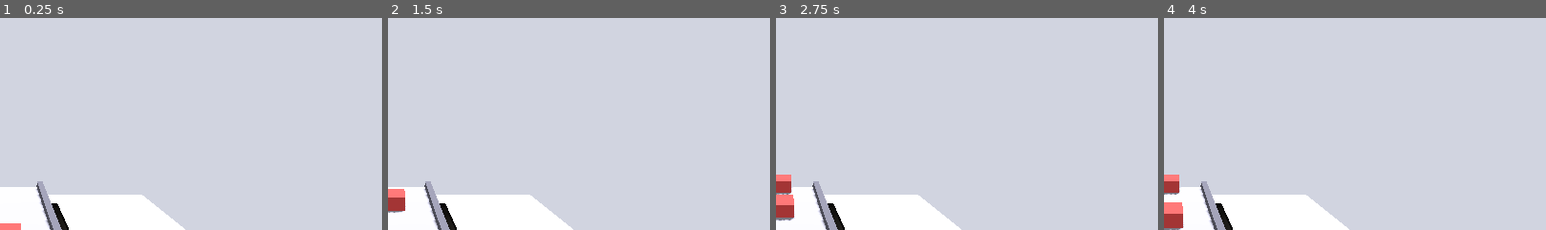
Above: before the commit, frames 1-4 (left to right).
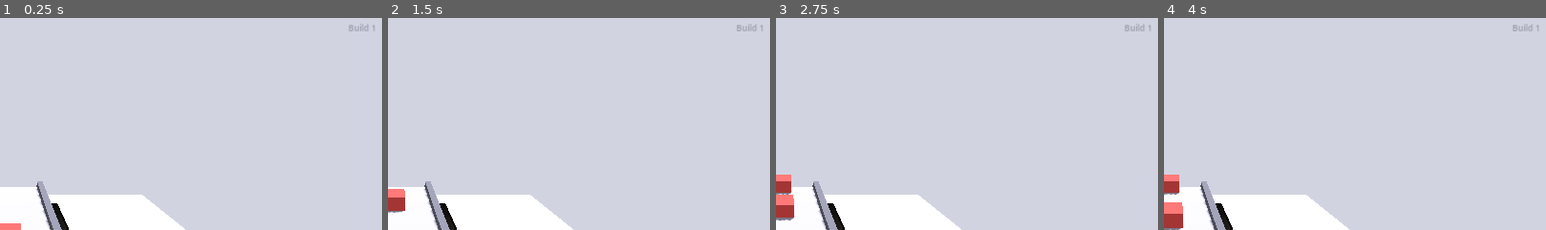
Above: after the commit, the same moments.

Repository: egongabaldo/deadweight
Game: Godot game, scene res://scenes/Main.tscn
Same seed, same stepped clock (60 frames per second), same inputs: the game is played once before the commit and once after it.
Inputs (mouse positions are % of the whole screen's width and height, from its top left):
- Up to frame 1 (0.25 s): no input
- Up to frame 2 (1.5 s): move the mouse to (72, 44) at 0.52 s; click (72, 44) at 0.67 s; drag from (30, 54) to (45, 70) at 1.27 s
- Up to frame 3 (2.75 s): move the mouse to (60, 27) at 2.02 s; click (60, 27) at 2.17 s
- Up to frame 4 (4 s): drag from (45, 70) to (20, 34) at 2.77 s; move the mouse to (80, 65) at 3.52 s; click (80, 65) at 3.67 s
The pictures show only the part of the screen within x 50-100%, y 0-50%; the shares and areas given below are measured in that part.

The runs differ from the first frame. In frame 1, 0.1% of the frame differs, in the area x 91-98%, y 2-7%; in frame 2, 0.1%; in frame 3, 0.1%; in frame 4, 0.1%.

Commit message:
Add a build number to the HUD for version comparisons across machines
Shows "Build N" in the top-right corner, driven by a manually-bumped
BuildInfo.BUILD_NUMBER constant, so collaborators can quickly tell
whether they're running the same version without diffing commits.
Documented the bump-before-push convention in CLAUDE.md.

Diff:
--- a/scenes/Main.tscn
+++ b/scenes/Main.tscn
@@ -160,6 +160,19 @@
 theme_override_font_sizes/font_size = 18
 text = "Mini Shredder"
 
+[node name="BuildLabel" type="Label" parent="HUD"]
+anchors_preset = 1
+anchor_left = 1.0
+anchor_right = 1.0
+offset_left = -220.0
+offset_top = 16.0
+offset_right = -16.0
+offset_bottom = 40.0
+theme_override_colors/font_color = Color(0.6, 0.6, 0.65, 1)
+theme_override_font_sizes/font_size = 14
+horizontal_alignment = 2
+text = "Build 0"
+
 [node name="ShopPanel" type="VBoxContainer" parent="HUD"]
 offset_left = 990.0
 offset_top = 560.0
--- /dev/null
+++ b/scripts/BuildInfo.gd
@@ -0,0 +1,6 @@
+extends RefCounted
+## Manually-bumped build marker so collaborators can eyeball whether
+## they're on the same version. Bump BUILD_NUMBER by 1 every time you push
+## a change to the game — see CLAUDE.md.
+
+const BUILD_NUMBER: int = 1
--- a/scripts/Main.gd
+++ b/scripts/Main.gd
@@ -2,6 +2,8 @@
 ## Wires the MVP loop together: spawns junk items on a timer, listens for
 ## shredded items to award money, and keeps the HUD/shop buttons in sync
 ## with Economy state.
+
+const BuildInfo := preload("res://scripts/BuildInfo.gd")
 
 @export var item_scene: PackedScene
 @export var spawn_interval: float = 1.5
@@ -12,6 +14,7 @@
 @onready var shredder_mouth: Area3D = $ShredderMouth
 @onready var money_label: Label = $HUD/MoneyLabel
 @onready var tier_label: Label = $HUD/TierLabel
+@onready var build_label: Label = $HUD/BuildLabel
 @onready var power_button: Button = $HUD/ShopPanel/PowerUpgradeButton
 @onready var tier_button: Button = $HUD/ShopPanel/TierUpgradeButton
 @onready var spawn_timer: Timer = $SpawnTimer
@@ -21,6 +24,7 @@
 
 func _ready() -> void:
 	get_viewport().physics_object_picking = true
+	build_label.text = "Build %d" % BuildInfo.BUILD_NUMBER
 
 	SaveManager.load_game()
 
Not shown, changed: CLAUDE.md
